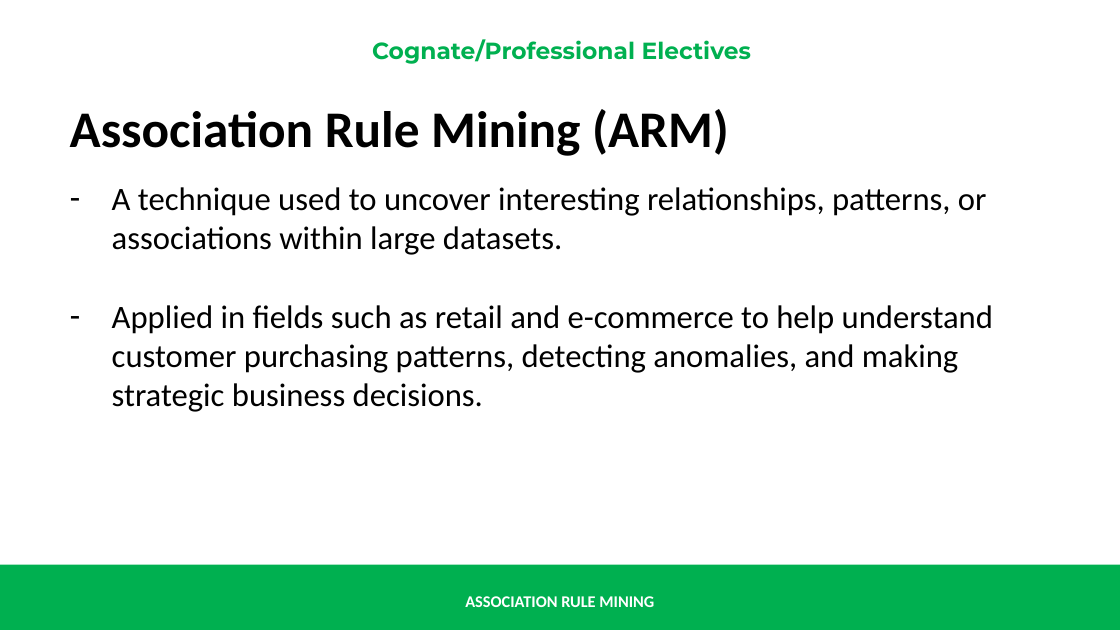
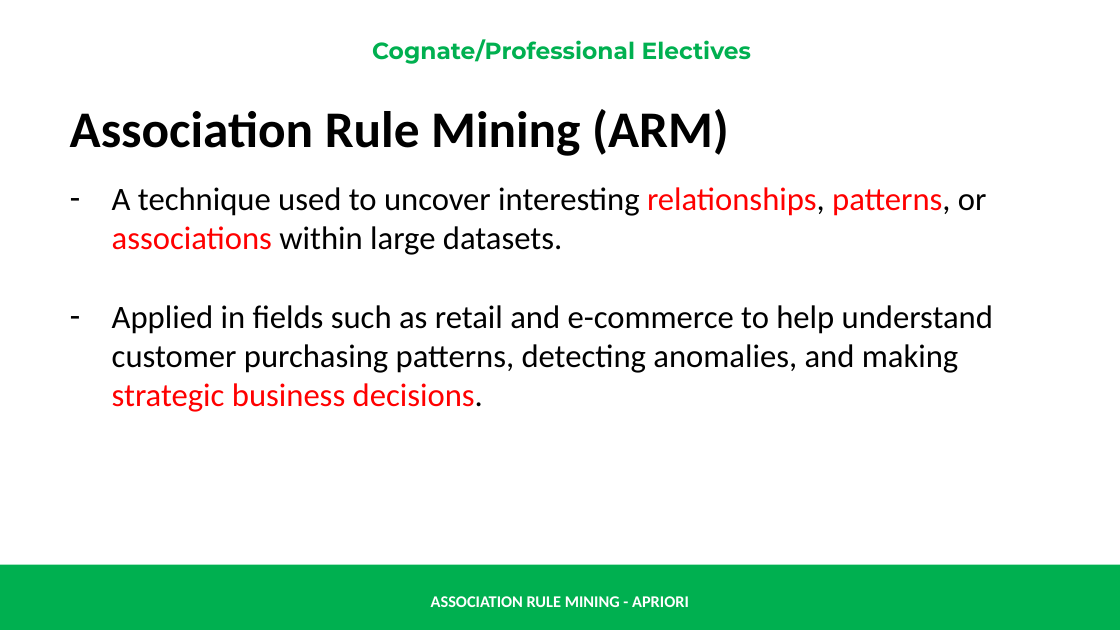
Before and after one commit to renatomaaliw3/public_files, a slide deck: slide 2 of CPE Electives (1 - 3)/01. Lectures Notebook/00. Presentations & Text Books/01. Electives 1 to 3/30. Association Rule Mining & Apriori.pptx. Drawn at 1120x630 pixels with LibreOffice and Linux fonts; fonts in the diff are those of the drawing. Boxes give left, top, right and bottom in pixels: in the first picture for what was removed or moved away, otherwise in the second. Text is boxed around its words. In the diff, an @@ line names an element or a change of style, - is before the commit and + after.

```diff
--- a/CPE Electives (1 - 3)/01. Lectures Notebook/00. Presentations & Text Books/01. Electives 1 to 3/30. Association Rule Mining & Apriori.pptx
+++ b/CPE Electives (1 - 3)/01. Lectures Notebook/00. Presentations & Text Books/01. Electives 1 to 3/30. Association Rule Mining & Apriori.pptx
@@ text at box(112, 187, 993, 412): text colour #000000 to #FF0000 in "relationships, patterns, associations", "strategic business decisions." @@
@@ text at box(431, 596, 689, 607): text changed @@
-ASSOCIATION RULE MINING
+ASSOCIATION RULE MINING - APRIORI
```
Also in this commit, not shown: 29 other slides changed, 4 other files.
